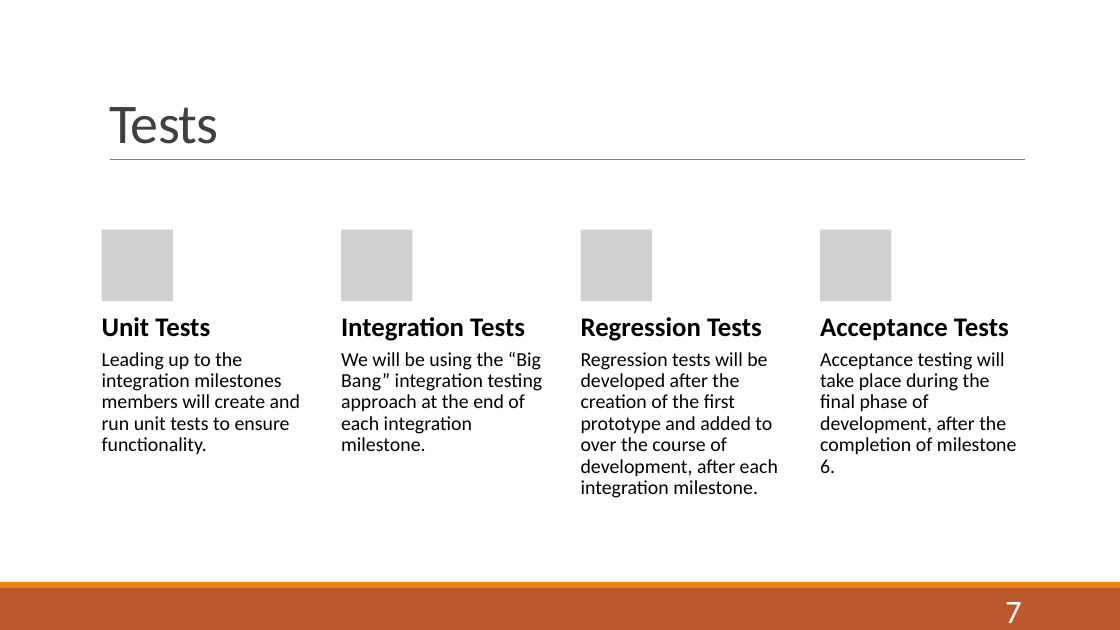
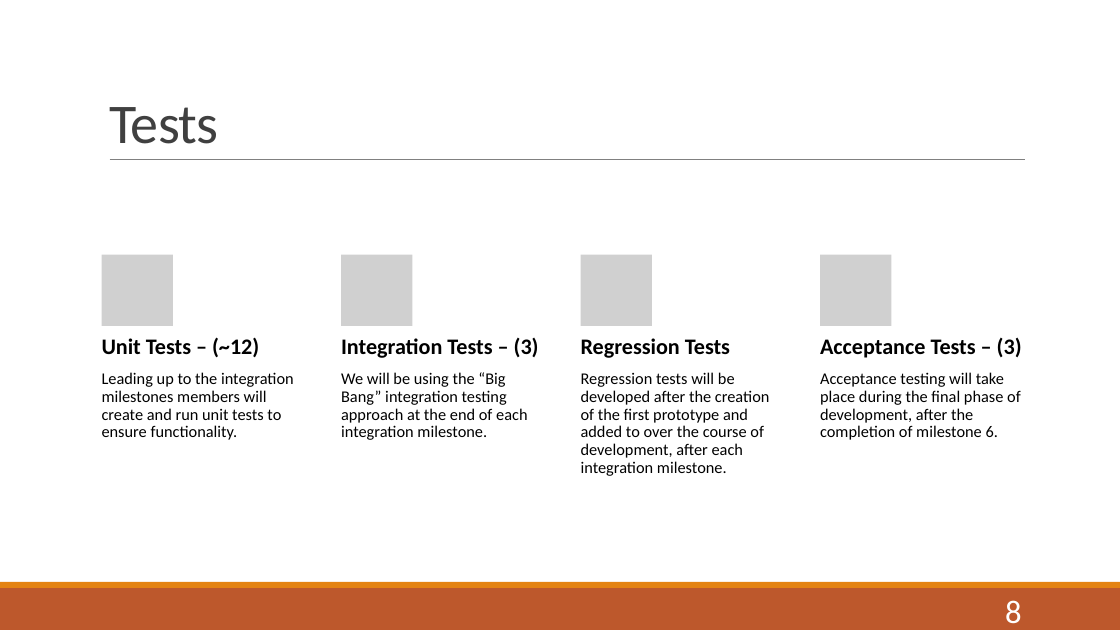
Before and after one commit to jibunorp2/ASE456-Group-Project, a slide deck: slide 8 of docs/presentation/PowerRangers_presentation1.pptx (slide 7 before the commit). Drawn at 1120x630 pixels with LibreOffice and Linux fonts; fonts in the diff are those of the drawing; grey boxes stand for pictures. Boxes give left, top, right and bottom in pixels: in the first picture for what was removed or moved away, otherwise in the second. Text is boxed around its words. In the diff, an @@ line names an element or a change of style, - is before the commit and + after.

Commit message:
working prototype

```diff
--- a/docs/presentation/PowerRangers_presentation1.pptx
+++ b/docs/presentation/PowerRangers_presentation1.pptx
@@ picture removed at bbox=[820, 230, 891, 302] @@
@@ 3 pictures: place and size @@
-3 pictures at bbox=[102, 230, 652, 302]
+3 pictures at bbox=[102, 255, 652, 326]
@@ picture added at bbox=[820, 255, 891, 326] @@
@@ text at bbox=[102, 337, 259, 357]: text changed; size 23 to 19 pt @@
-Unit Tests
+Unit Tests – (~12)
@@ text at bbox=[341, 338, 539, 358]: text changed; size 23 to 19 pt @@
-Integration Tests
+Integration Tests – (3)
@@ text "Regression Tests": place and size @@
-text "Regression Tests" at bbox=[581, 317, 762, 341]
+text "Regression Tests" at bbox=[581, 338, 730, 358]
@@ text "Regression Tests" at bbox=[581, 338, 730, 358]: size 23 to 19 pt; less space between paragraphs @@
@@ text at bbox=[820, 337, 1022, 358]: text changed; size 23 to 19 pt @@
-Acceptance Tests
+Acceptance Tests – (3)
@@ text "Leading up to the integration ...": place and size @@
-text "Leading up to the integration ..." at bbox=[102, 352, 300, 454]
+text "Leading up to the integration ..." at bbox=[102, 372, 294, 440]
@@ size 17 to 14 pt; less space between paragraphs in 4 elements at bbox=[102, 372, 294, 440], bbox=[581, 372, 770, 476], bbox=[820, 372, 1021, 440], bbox=[341, 372, 527, 440] @@
@@ text "We will be using the ...": place and size @@
-text "We will be using the ..." at bbox=[341, 352, 543, 451]
+text "We will be using the ..." at bbox=[341, 372, 527, 440]
@@ text "Regression tests will be developed ...": place and size @@
-text "Regression tests will be developed ..." at bbox=[581, 352, 778, 498]
+text "Regression tests will be developed ..." at bbox=[581, 372, 770, 476]
@@ text "Acceptance testing will take place ...": place and size @@
-text "Acceptance testing will take place ..." at bbox=[820, 352, 1017, 473]
+text "Acceptance testing will take place ..." at bbox=[820, 372, 1021, 440]
@@ page number at bbox=[1005, 600, 1022, 624]: text changed @@
-7
+8
```
Also in this commit, not shown: 4 other slides changed, 1 slide added, 3 other files.
